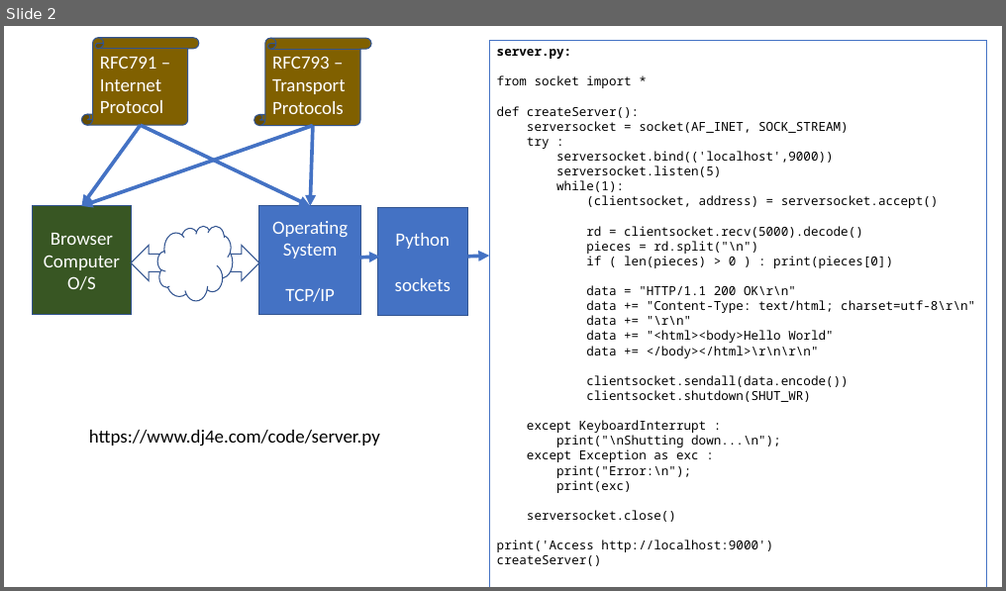
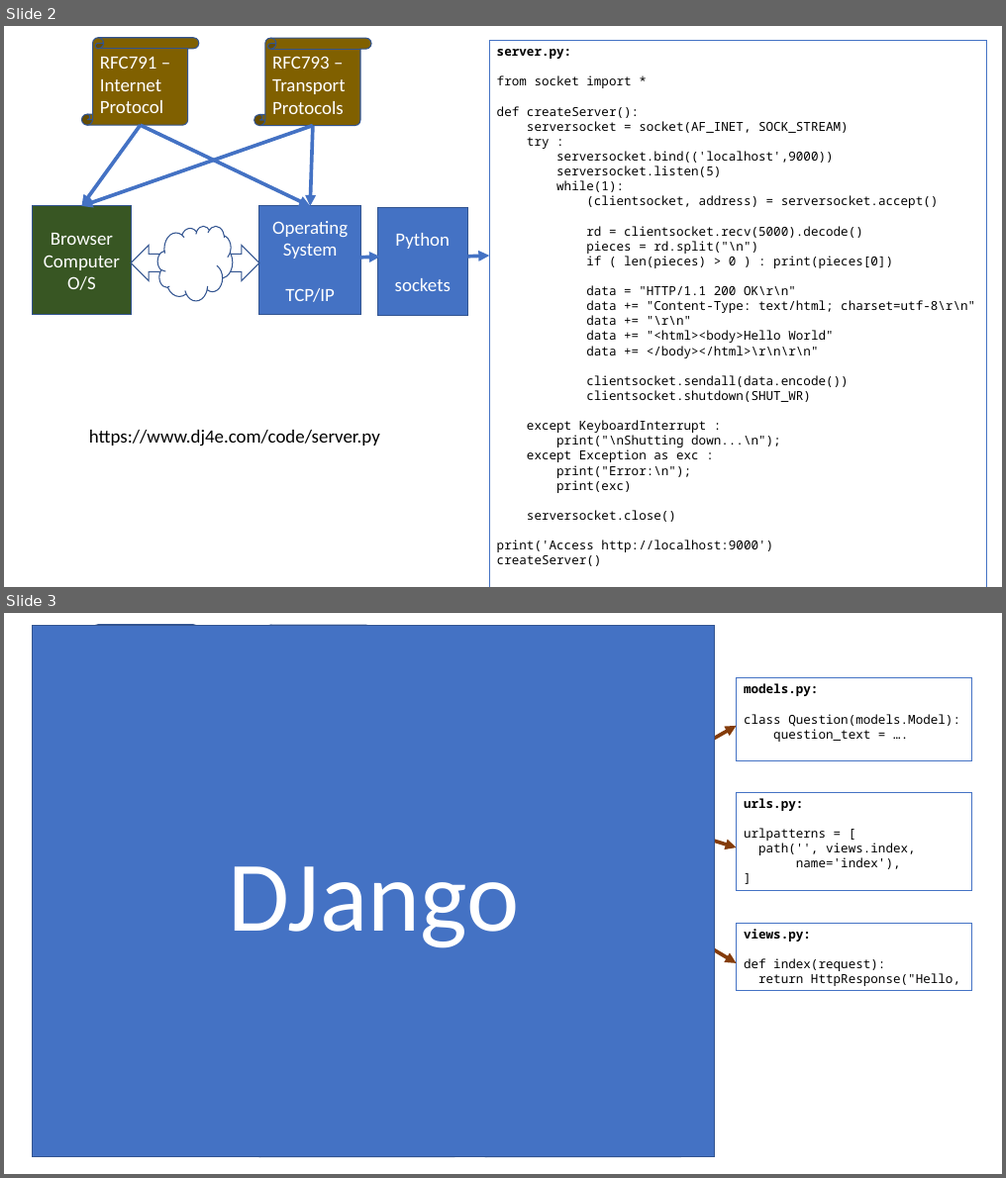
Before and after one commit to csev/dj4e, a slide deck: slides/django_layout.pptx. Shown one above the other, each under a label of ours: slide 2 before the commit, slides 2 and 3 after it. The pictures are 1006x591 and 1006x1178 pixels, drawn with LibreOffice and Linux fonts; fonts in the diff are those of the drawing. Boxes give left, top, right and bottom in pixels: in the first picture for what was removed or moved away, otherwise in the second. Text is boxed around its words. In the diff, an @@ line names an element or a change of style, - is before the commit and + after.

```diff
--- a/slides/django_layout.pptx
+++ b/slides/django_layout.pptx
@@ slide 3 added at box(4, 613, 1002, 1174), background #FFFFFF @@
@@ rectangle added at box(33, 625, 715, 1157), fill #4472C4, outline #325491 1 pt, 96 pt, text #FFFFFF @@
+DJango
@@ vertical scroll added at box(82, 625, 199, 713), fill #806000, outline #325491 1 pt @@
@@ vertical scroll added at box(254, 625, 371, 713), fill #806000, outline #325491 1 pt @@
@@ rectangle added at box(490, 665, 715, 1020), fill #4472C4, outline #325491 1 pt @@
@@ rectangle added at box(737, 678, 972, 761), outline #4472C4 0.75 pt, 12 pt, text #000000 @@
+models.py:
+class Question(models.Model):
+question_text = ….
@@ arrow added from (707, 743) to (737, 726), #843C0B 3.5 pt @@
@@ rectangle added at box(33, 793, 131, 901), fill #385723, outline #325491 1 pt @@
@@ rectangle added at box(737, 792, 972, 891), outline #4472C4 0.75 pt, 12 pt, text #000000 @@
+urls.py:
+urlpatterns = [
+path('', views.index,
+name='index'),
+]
@@ arrow added from (707, 839) to (737, 848), #843C0B 3.5 pt @@
@@ rectangle added at box(737, 923, 972, 991), outline #4472C4 0.75 pt, 12 pt, text #000000 @@
+views.py:
+def index(request):
+return HttpResponse("Hello,
@@ arrow added from (707, 946) to (737, 963), #843C0B 3.5 pt @@
@@ vertical scroll added at box(254, 1069, 470, 1157), fill #806000, outline #325491 1 pt @@
@@ vertical scroll added at box(480, 1069, 696, 1157), fill #806000, outline #325491 1 pt @@
```
Also in this commit, not shown: 2 slides changed.
